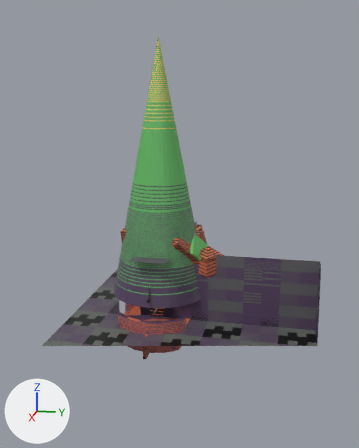
The Blender file srcAssets/level-blocks.blend, before and after one commit.
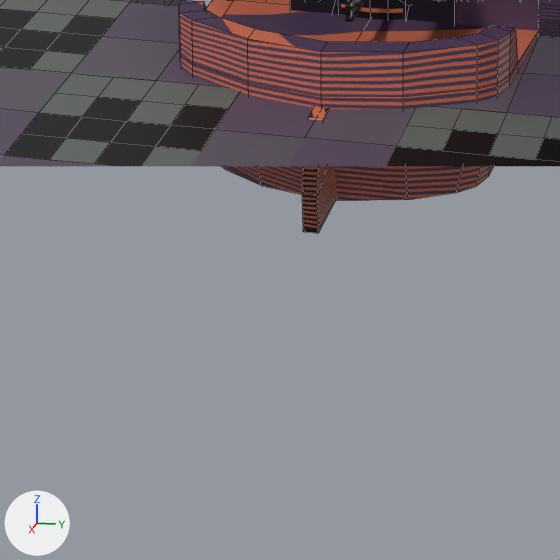
Old and new are each drawn whole from a 50 mm camera at (27.38, 6.62, 12.29) aimed at (-0.66, 1.02, 5.28) and again close up on the part from 23% to 54% of the width and 70% to 95% of the height. Arrows for +X, +Y and +Z are at lower left; the lights stay in place. The close-ups show mesh edges as thin lines. Everything nearer to the camera than a plane just in front of the edit is cut away.

Objects in the first close-up: 'boat', 'ground-large-blocks-a.001', 'ground-large-blocks-a.003', 'ground-large-blocks-a.017', 'ground-large-blocks-b.002', 'ground-large-blocks-b.003', 'ground-large-blocks-b.006', 'ground-large-blocks-b.013', 'ground-large-blocks-b.018', 'outside-tree-1', 'wall-large-blocks-1000', 'wall-large-blocks-1000.004'.
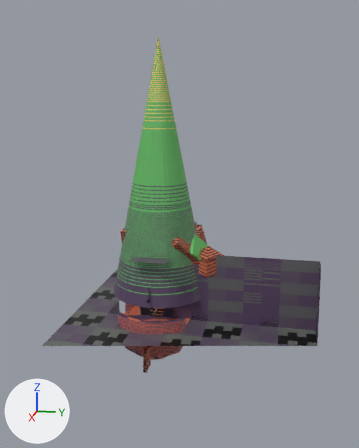
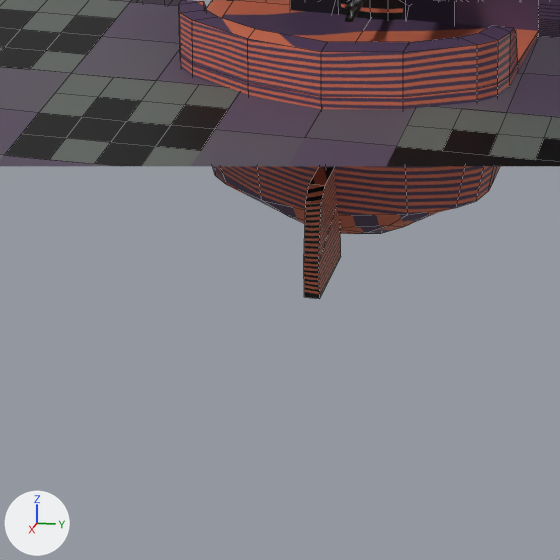
Pixel boxes [x1, y1, x2, y2] of what changed, in the close-ups (560 x 560 px; the box of a moved part takes in the faces that stretch with it):
'boat', reshaped
    before: [179, 0, 539, 233]
    after: [179, 0, 539, 299]
part 1 of me_cube_008, moved or reshaped
    before: [302, 107, 337, 233]
    after: [304, 167, 341, 299]
part 2 of me_cube_008, built on
    before: [222, 166, 494, 201]
    after: [212, 166, 500, 234]

What changed in the scene script:
```text
Change me_cube_008:
    used by ob_boat; location = (0.0, 0.0, 0.0)
    remove me_cube_008.from_pydata(...)  # 241 vertices, 217 faces; spans x -5.34..3.84, y -2.01..2.01, z -1.25..5.36
    add me_cube_008.from_pydata(...)  # 267 vertices, 245 faces; spans x -5.34..3.84, y -2.01..2.01, z -2.22..5.36
    me_cube_008 part 1: the loose piece of 14 vertices spanning x 2.92..3.84, y -0.09..0.09, z -1.2..0.02 is moved by (0.0, 0.0, -0.79)
    me_cube_008 part 2
    6 vertices are removed from x -1.38..2.35, y 0.0, z -1.25
    14 faces are deleted
    11 vertices in x 2.0..3.03, y -1.64..1.64, z -1.25 move by (0.0, 0.0, -0.18)
    4 vertices in x -0.09..0.85, y -1.69..1.69, z -1.25 move by (0.0, 0.0, -0.09)
    2 vertices move from x -0.74, y -1.56..1.56, z -1.25 to x -0.74, y -1.56..1.56, z -1.28
    32 vertices are added at x -2.02..2.8, y -0.6..0.6, z -2.22..-1.68
    42 new faces join them
```
